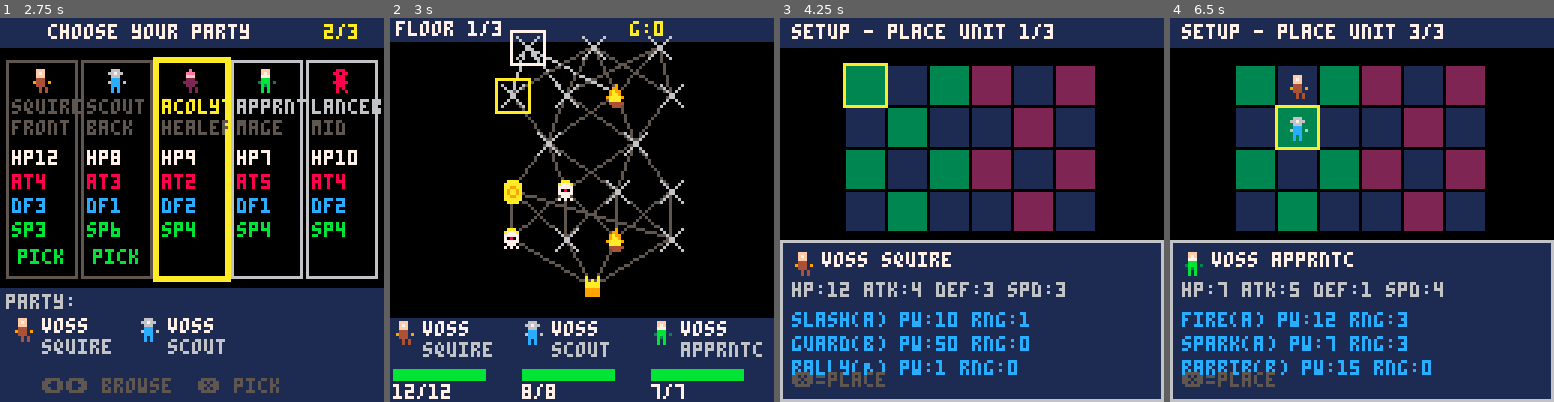
Above: before the commit, frames 1-4 (left to right).
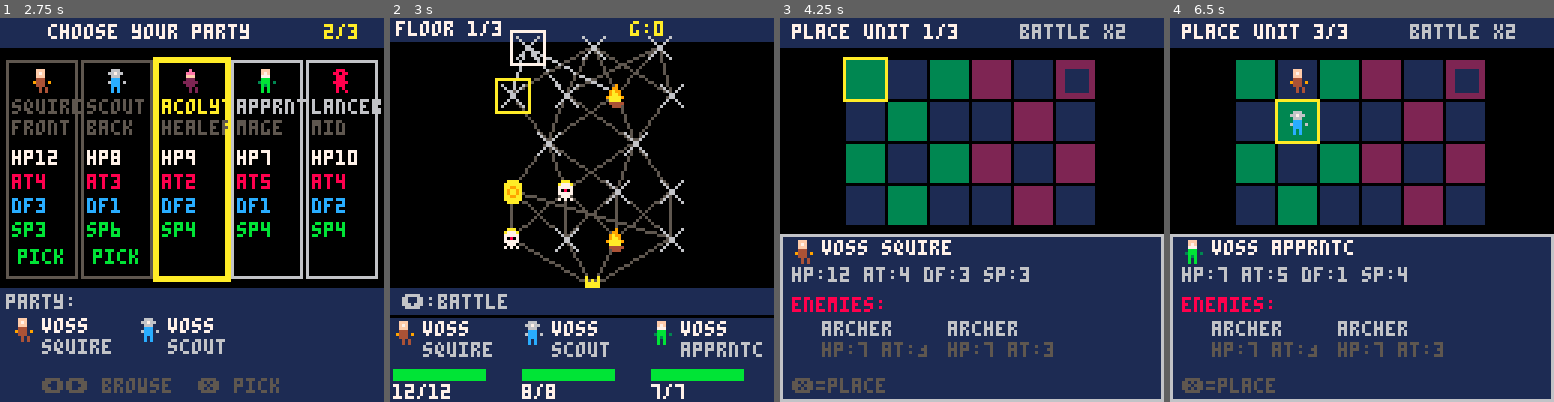
Above: after the commit, the same moments.

Repository: maxnumbers/FantacticsSpire
Game: PICO-8 cartridge spire_tactics.p8
Two runs of this game, one before a commit and one after it. Both use one fixed random seed, a clock stepped at 60 frames per second and the inputs below.
Inputs:
- Up to frame 1 (2.75 s): tap X (X key) at 0.33, 1.07, 1.85 s; hold Right 1.6-2.1 s; hold Up 2.15-2.42 s; hold Right from 2.47 s (still down)
- Up to frame 2 (3 s): keep holding Right; tap X (X key) at 2.97 s
- Up to frame 3 (4.25 s): release Right at 3.03 s; hold Left 3.08-3.58 s; hold Down 3.63-3.97 s; hold Right from 4.02 s (still down); tap X (X key) at 4.08 s
- Up to frame 4 (6.5 s): release Right at 4.68 s; hold Up 4.73-5.03 s; hold Left 5.08-5.68 s; tap X (X key) at 5.2, 6.32 s; hold Down 5.73-6.03 s; hold Right from 6.08 s (still down)

Frame 1 is identical in both runs. In frame 2, 7.0% of the frame differs, in the area x 0-100%, y 70-78%; in frame 3, 18%; in frame 4, 18%, in the area x 0-100%, y 1-98%.

Commit message:
Implement W4.2 + W2.3: Setup screen with enemy preview
- Extract enemy generation into gen_ens() called before placement
- Show enemies on battle grid during unit placement (W2.3 preview)
- Display enemy lineup with sprites, names, HP, ATK in bottom panel
- Add node type label (battle/elite/campfire/boss/shop) to map screen
- Simplify init_combat() to just set combat state
- Add 8 integrity tests for setup screen and enemy preview

92 tests passing.

https://claude.ai/code/session_01Dcru2HaXMCV5TUSgAJhPR2

Diff:
--- a/spire_tactics.p8
+++ b/spire_tactics.p8
@@ -241,8 +241,48 @@
 cur={x=0,y=0}
 selu=1
 
+function gen_ens()
+ ens={}
+ if cnod.tp==4 then
+  -- boss: use _b table
+  local bi=min(fl,#_b)
+  local b=_b[bi]
+  local e=mke(1,4,1)
+  e.nm=b[1] e.spr=n(b[2])
+  e.hp=n(b[3]) e.mhp=e.hp
+  e.atk=n(b[4]) e.spd=n(b[5])
+  e.def=n(b[7])
+  add(ens,e)
+  local ne=1+flr(rnd(2))
+  for i=1,ne do
+   local ei=min(1+flr(rnd(5)),10)
+   add(ens,mke(ei,4+flr(rnd(2)),i))
+  end
+ elseif cnod.tp==2 then
+  -- elite: pick from elite pool (11-15)
+  local ne=1+flr(rnd(2))
+  for i=1,ne do
+   local ei=11+flr(rnd(5))
+   local e=mke(min(ei,#_e),4+flr(rnd(2)),i-1)
+   add(ens,e)
+  end
+ else
+  -- regular: pick from 1-10
+  local ne=min(2+flr(fl*0.7),4)
+  for i=1,ne do
+   local ei=1+flr(rnd(min(3+fl*2,10)))
+   local e=mke(min(ei,#_e),4+flr(rnd(2)),i-1)
+   e.hp=flr(e.hp*(0.7+fl*0.3))
+   e.mhp=e.hp
+   e.atk=flr(e.atk*(0.8+fl*0.2))
+   add(ens,e)
+  end
+ end
+end
+
 function init_setup()
  gs="setup"
+ gen_ens()
  for i,u in pairs(py) do
   u.x=flr(rnd(2))
   u.y=i-1
@@ -257,45 +297,6 @@
 end
 
 function init_combat()
- ens={}
- local ne,pool
- if cnod.tp==4 then
-  -- boss: use _b table
-  local bi=min(fl,#_b)
-  local b=_b[bi]
-  local e=mke(1,4,1) -- placeholder
-  e.nm=b[1] e.spr=n(b[2])
-  e.hp=n(b[3]) e.mhp=e.hp
-  e.atk=n(b[4]) e.spd=n(b[5])
-  e.def=n(b[7])
-  add(ens,e)
-  -- boss adds
-  ne=1+flr(rnd(2))
-  for i=1,ne do
-   local ei=min(1+flr(rnd(5)),10)
-   add(ens,mke(ei,4+flr(rnd(2)),i))
-  end
- elseif cnod.tp==2 then
-  -- elite: pick from elite pool (11-15)
-  ne=1+flr(rnd(2))
-  for i=1,ne do
-   local ei=11+flr(rnd(5))
-   local e=mke(min(ei,#_e),4+flr(rnd(2)),i-1)
-   add(ens,e)
-  end
- else
-  -- regular: pick from 1-10
-  ne=min(2+flr(fl*0.7),4)
-  for i=1,ne do
-   local ei=1+flr(rnd(min(3+fl*2,10)))
-   local e=mke(min(ei,#_e),4+flr(rnd(2)),i-1)
-   -- floor scaling
-   e.hp=flr(e.hp*(0.7+fl*0.3))
-   e.mhp=e.hp
-   e.atk=flr(e.atk*(0.8+fl*0.2))
-   add(ens,e)
-  end
- end
  gs="combat"
  cmsg=""
  cmt=0
@@ -1044,6 +1045,18 @@
   spr(sp,nd.x,nd.y)
  end
 
+ -- selected node preview
+ if #opts>0 and sel<=#opts then
+  local sn=opts[sel]
+  local nms={"battle","elite","campfire","boss","shop"}
+  local cols={6,9,11,8,10}
+  local tp=sn.tp
+  if tp>=1 and tp<=5 then
+   rectfill(0,90,127,98,1)
+   print("\x83:"..nms[tp],4,92,cols[tp])
+  end
+ end
+
  -- party bar
  rectfill(0,100,127,127,1)
  for i,u in pairs(py) do
@@ -1060,10 +1073,16 @@
 
 function dsetup()
  rectfill(0,0,127,9,1)
- print("setup - place unit "..selu.."/3",4,2,7)
+ print("place unit "..selu.."/3",4,2,7)
+ -- enemy count
+ local tp=cnod.tp
+ local lbl=tp==4 and "boss" or
+  (tp==2 and "elite" or "battle")
+ print(lbl.." x"..#ens,80,2,
+  tp==4 and 8 or (tp==2 and 9 or 6))
 
  -- grid 6x4
- local gx0,gy0=22,16
+ local gx0,gy0=22,14
  local cs=14
  for gx=0,5 do
   for gy=0,3 do
@@ -1076,6 +1095,13 @@
   end
  end
 
+ -- enemy preview on grid
+ for e in all(ens) do
+  local bx=gx0+e.x*cs+3
+  local by=gy0+e.y*cs+3
+  spr(e.spr,bx,by)
+ end
+
  -- placed units
  for i=1,min(selu-1,3) do
   local u=py[i]
@@ -1089,24 +1115,29 @@
  local cy=gy0+cur.y*cs-1
  rect(cx,cy,cx+cs,cy+cs,10)
 
- -- unit info panel
+ -- bottom panel
+ rectfill(0,72,127,127,1)
+ rect(0,72,127,127,6)
+
+ -- current unit info
  local u=py[min(selu,3)]
- rectfill(0,74,127,127,1)
- rect(0,74,127,127,6)
- spr(u.ji,4,78)
- print(u.nm.." "..jn[u.ji],14,78,7)
- print("hp:"..u.mhp.." atk:"..u.atk.." def:"..u.def.." spd:"..u.spd,4,88,6)
-
- -- skills
- local si=0
- local sks=ugetsk(u)
- for s in all(sks) do
-  local tp=s[3]
-  print(s[1].."("..tp..") pw:"..s[4].." rng:"..s[5],4,98+si*8,12)
-  si+=1
- end
-
- print("\x97=place",4,118,5)
+ spr(u.ji,4,74)
+ print(u.nm.." "..jn[u.ji],14,74,7)
+ print("hp:"..u.mhp.." at:"..u.atk
+  .." df:"..u.def.." sp:"..u.spd,4,83,6)
+
+ -- enemy lineup
+ print("enemies:",4,93,8)
+ local ex=4
+ for e in all(ens) do
+  spr(e.spr,ex,101)
+  print(e.nm,ex+10,101,6)
+  print("hp:"..e.mhp.." at:"..e.atk,
+   ex+10,108,5)
+  ex+=42
+ end
+
+ print("\x97=place",4,120,5)
 end
 
 function dcombat()
Not shown, changed: tests/test_integrity.py
